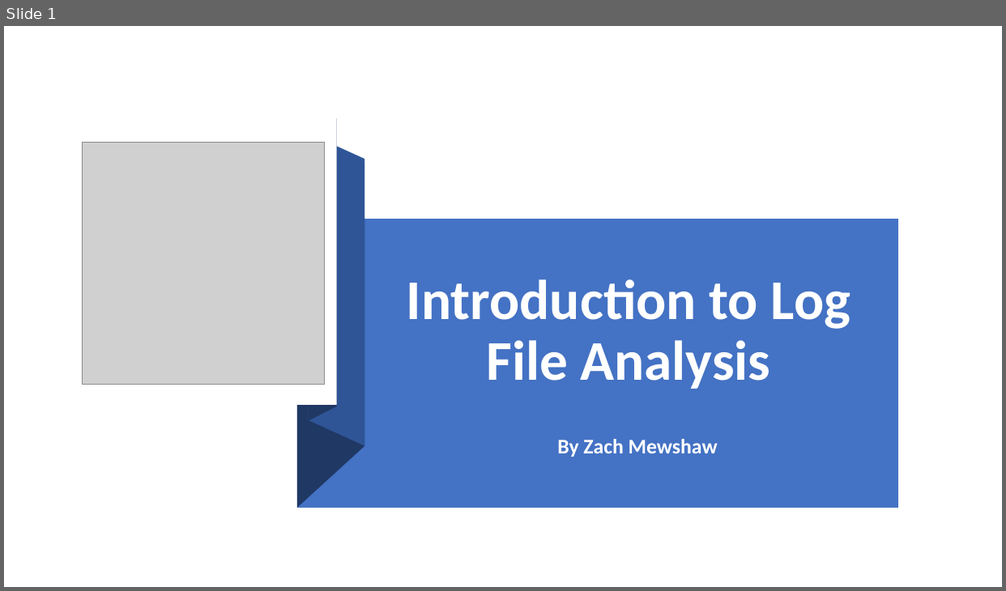
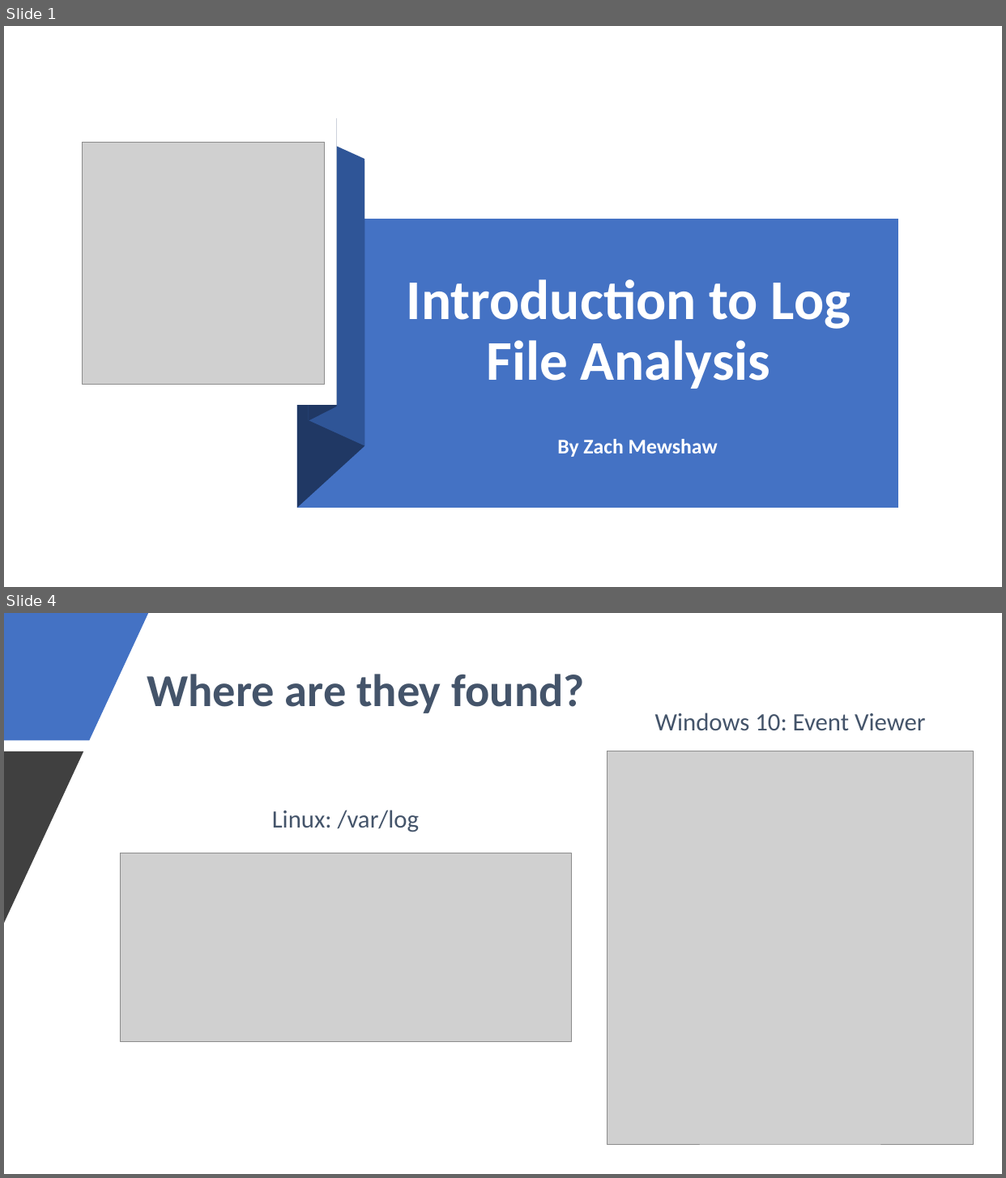
Before and after one commit to zmewshaw/cyber, a slide deck: ctf/mason/Introduction to Log File Analysis.pptx. Shown one above the other, each under a label of ours: slide 1 before the commit, slides 1 and 4 after it; the slides between them are not shown. The pictures are 1006x591 and 1006x1178 pixels, drawn with LibreOffice and Linux fonts; fonts in the diff are those of the drawing; grey boxes stand for pictures. Boxes give left, top, right and bottom in pixels: in the first picture for what was removed or moved away, otherwise in the second. Text is boxed around its words. In the diff, an @@ line names an element or a change of style, - is before the commit and + after.

```diff
--- a/ctf/mason/Introduction to Log File Analysis.pptx
+++ b/ctf/mason/Introduction to Log File Analysis.pptx
@@ slide 4 added at bbox=[4, 613, 1002, 1174], background #FFFFFF @@
@@ freeform shape added at bbox=[4, 613, 148, 740], fill #4472C4 @@
@@ title added at bbox=[147, 674, 584, 713], 44 pt, text #44546A, bold @@
+Where are they found?
@@ text added at bbox=[655, 713, 926, 730], 24 pt, text #44546A @@
+Windows 10: Event Viewer
@@ freeform shape added at bbox=[4, 752, 83, 923], fill #404040 @@
@@ picture added at bbox=[607, 752, 974, 1144] @@
@@ text added at bbox=[272, 810, 420, 833], 24 pt, text #44546A @@
+Linux: /var/log
@@ picture added at bbox=[120, 854, 572, 1042] @@
```
Also in this commit, not shown: 1 slide changed, 13 other slides added.
